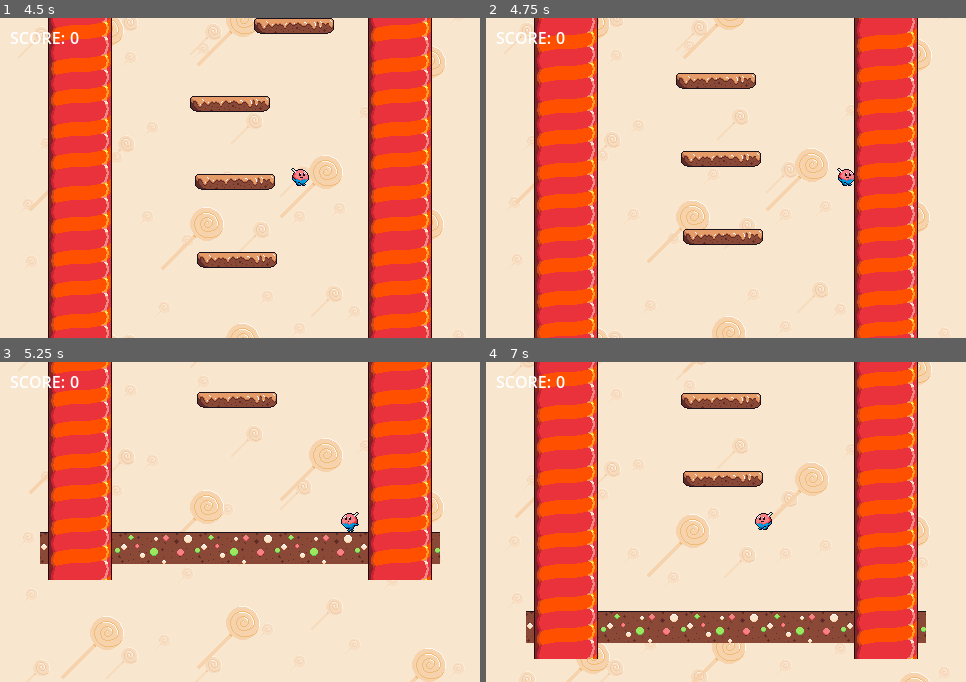
Above: before the commit, frames 1-4 (two rows, left to right).
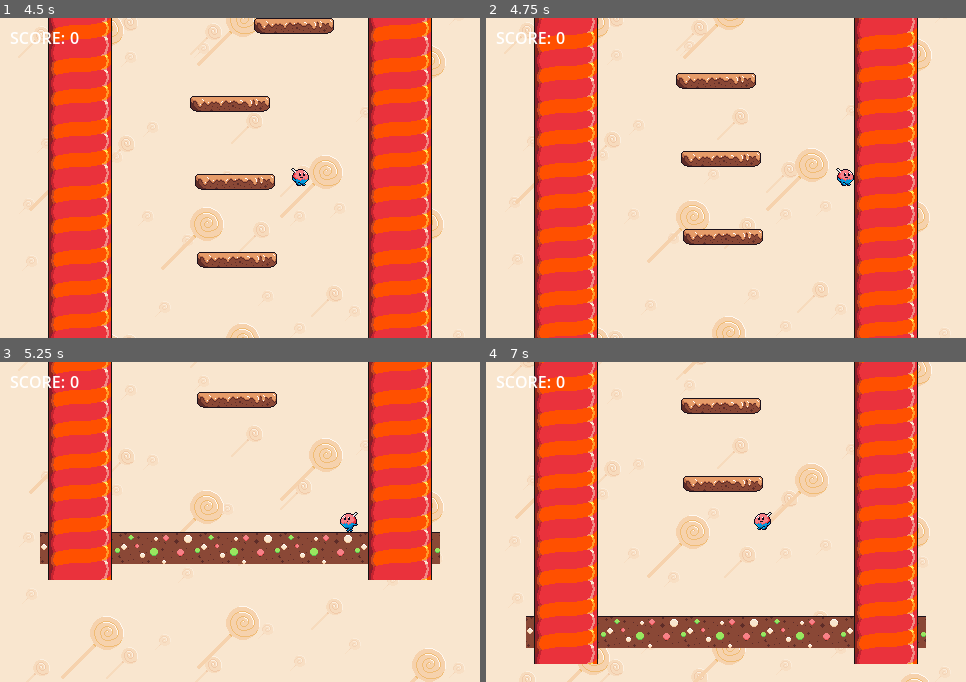
Above: after the commit, the same moments.

Repository: Phosphen/slide
Game: Godot game, scene res://Scenes/Levels/splash_screen.tscn
Two runs of this game, one before a commit and one after it. Both use one fixed random seed, a clock stepped at 60 frames per second and the inputs below.
Inputs (mouse positions are in pixels of both pictures, inside the frame that each line leads up to):
- Up to frame 1 (4.5 s): tap Enter at 0.5, 2 s; move the mouse to (345, 162) at 0.52 s; hold Right (move_right) 0.53-2.03 s; tap Up (jump) at 0.77, 1.52, 3.77 s; tap Space at 1.25, 3.5 s; move the mouse to (144, 194) at 1.27 s; move the mouse to (288, 107) at 2.02 s; hold Left (move_left) 2.03-2.75 s; click "Start" at 2.75 s; move the mouse to (216, 242) at 3.52 s; hold Right (move_right) from 3.53 s (still down); move the mouse to (384, 226) at 4.27 s
- Up to frame 2 (4.75 s): keep holding Right (move_right); tap Up (jump) at 4.52 s
- Up to frame 3 (5.25 s): move the mouse to (96, 474) at 5.02 s; release Right (move_right) at 5.03 s; hold Left (move_left) from 5.03 s (still down)
- Up to frame 4 (7 s): tap Up (jump) at 5.27, 6.77 s; move the mouse to (750, 522) at 5.77 s; release Left (move_left) at 5.78 s; hold Right (move_right) 5.78-6.53 s; move the mouse to (654, 442) at 6.52 s; hold Left (move_left) from 6.53 s (still down)

Frame 1 is identical in both runs. In frame 2, less than 0.1% of the frame differs, in the area x 72-77%, y 46-53%; in frame 3, 0.1%; in frame 4, 15%, in the area x 6-93%, y 0-100%.

Commit message:
rename wall and ground and platform so that we can read the object tree better

Diff:
--- a/LevelGen/Main.gd
+++ b/LevelGen/Main.gd
@@ -32,10 +32,11 @@
 func _spawn_floor():
 	for i in range(5):
 		var floor_instance = ground_scene.instantiate()
+		floor_instance.set_name("Ground")
 		var sprite_size = _get_sprite_size(floor_instance)
 
 		floor_instance.position = Vector2(MARGIN + i * sprite_size.x, 0)
-		add_child(floor_instance)
+		add_child(floor_instance, true)
 
 func _spawn_level_batch():
 	for i in range(10):
@@ -46,9 +47,10 @@
 
 func _spawn_platform(index):
 	var platform = platform_scene.instantiate()
+	platform.set_name("Platform")
 	var sprite_size = _get_sprite_size(platform)
 
-	add_child(platform)
+	add_child(platform, true)
 
 	var from = last_platform_position.x - sprite_size.x * 0.5 - MAX_OFFSET
 	var to = last_platform_position.x + sprite_size.x * 0.5 + MAX_OFFSET
@@ -68,6 +70,8 @@
 func _spawn_walls(index):
 	var wallLeft = wall_scene.instantiate()
 	var wallRight = wall_scene.instantiate()
+	wallLeft.set_name("Wall")
+	wallRight.set_name("Wall")
 	var sprite_size = _get_sprite_size(wallLeft)
 
 	wall_width = sprite_size.x
@@ -75,8 +79,8 @@
 	# Y component is aka width in this context, because the sprite is rotated
 	var posLeft = Vector2(MARGIN, -1 * index * sprite_size.y)
 	var posRight = Vector2(screen_width - MARGIN, -1 * index * sprite_size.y)
-	add_child(wallLeft)
-	add_child(wallRight)
+	add_child(wallLeft, true)
+	add_child(wallRight, true)
 	wallLeft.position = posLeft
 	wallRight.position = posRight
 
--- a/LevelGen/ground.tscn
+++ b/LevelGen/ground.tscn
@@ -5,7 +5,7 @@
 [sub_resource type="RectangleShape2D" id="RectangleShape2D_qjkxt"]
 size = Vector2(80, 31)
 
-[node name="Area2D" type="StaticBody2D"]
+[node name="Ground" type="StaticBody2D"]
 
 [node name="Sprite2D" type="Sprite2D" parent="."]
 z_index = 1
--- a/LevelGen/wall.tscn
+++ b/LevelGen/wall.tscn
@@ -3,9 +3,9 @@
 [ext_resource type="Texture2D" uid="uid://cer7g5wxwy4ek" path="res://Assets/World/world-wall.png" id="1_q65dn"]
 
 [sub_resource type="RectangleShape2D" id="RectangleShape2D_qjkxt"]
-size = Vector2(64, 64)
+size = Vector2(66, 64)
 
-[node name="Area2D" type="StaticBody2D"]
+[node name="Wall" type="StaticBody2D"]
 collision_layer = 17
 
 [node name="Sprite2D" type="Sprite2D" parent="."]
